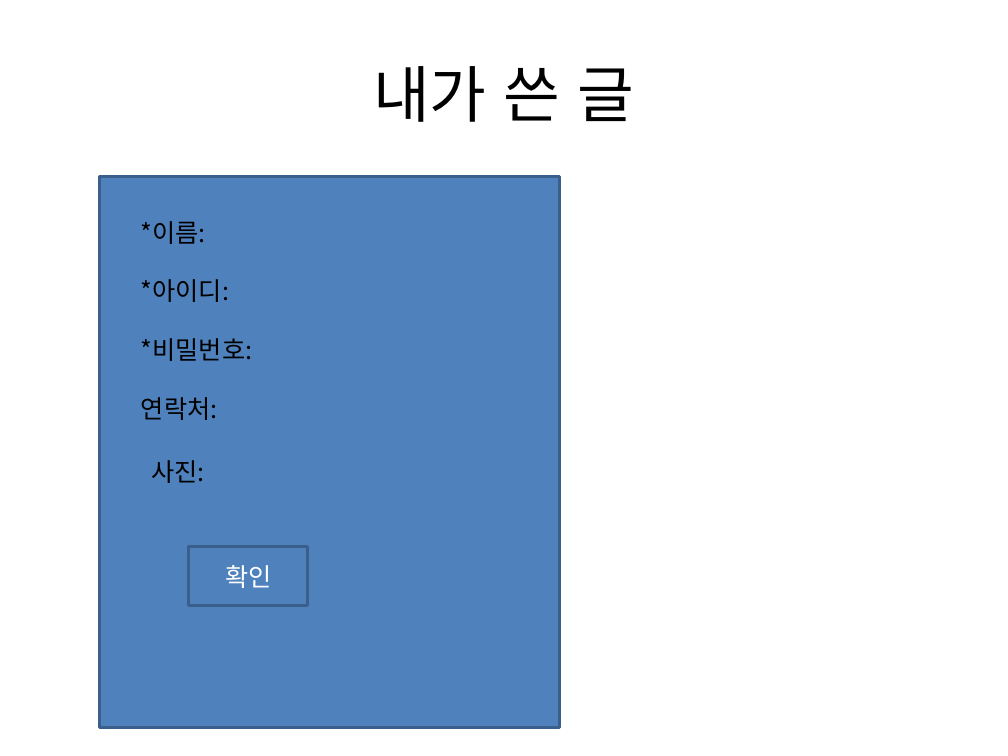
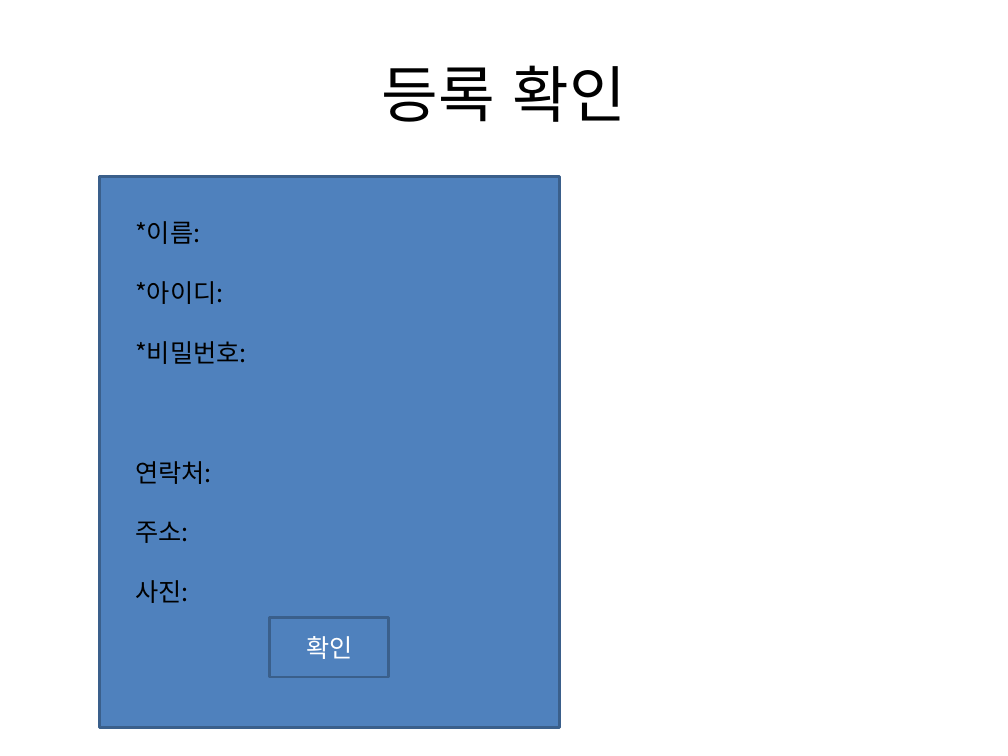
Before and after one commit to sunho7376/Tservice, a slide deck: slide 7 of 애플리케이션design.pptx (slide 10 before the commit). Drawn at 1008x756 pixels with LibreOffice and Linux fonts; fonts in the diff are those of the drawing. Boxes give left, top, right and bottom in pixels: in the first picture for what was removed or moved away, otherwise in the second. Text is boxed around its words. In the diff, an @@ line names an element or a change of style, - is before the commit and + after.

```diff
--- a/애플리케이션design.pptx
+++ b/애플리케이션design.pptx
@@ title at bbox=[382, 65, 626, 122]: text changed @@
-내가 쓴 글
+등록 확인
@@ 3 texts: place and size @@
-3 texts at bbox=[141, 221, 253, 361]
+3 texts at bbox=[135, 221, 247, 364]
@@ text "연락처:": place and size @@
-text "연락처:" at bbox=[141, 397, 218, 420]
+text "연락처:" at bbox=[135, 461, 212, 484]
@@ text added at bbox=[135, 521, 188, 543], 18 pt, text #000000 @@
+주소:
@@ text "사진:": place and size @@
-text "사진:" at bbox=[152, 460, 205, 483]
+text "사진:" at bbox=[135, 580, 188, 603]
@@ rectangle "확인": place and size @@
-rectangle "확인" at bbox=[188, 546, 307, 606]
+rectangle "확인" at bbox=[270, 618, 389, 677]
```
Also in this commit, not shown: 9 other slides changed, 4 slides added.
